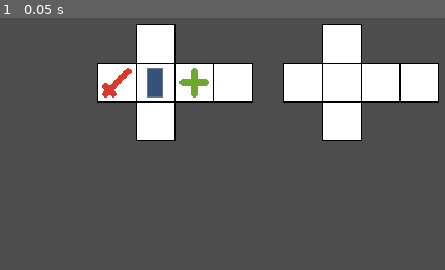
Above: before the commit, frame 1.
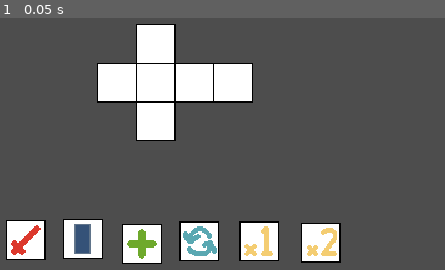
Above: after the commit, the same moment.

Repository: Sooshimi/back-at-it
Game: Godot game, scene res://scenes/level.tscn
Same seed, same stepped clock (60 frames per second), same inputs: the game is played once before the commit and once after it.
Inputs:
- Up to frame 1 (0.05 s): no input

The runs differ from the first frame. In frame 1, 18% of the frame differs, in the area x 1-99%, y 2-98%.

Commit message:
Set up scene

Diff:
--- a/scenes/dice1.tscn
+++ b/scenes/dice/dice1.tscn
@@ -1,7 +1,6 @@
-[gd_scene load_steps=3 format=3 uid="uid://cdfmdf2fc6pvw"]
+[gd_scene load_steps=2 format=3 uid="uid://cdfmdf2fc6pvw"]
 
 [ext_resource type="Texture2D" uid="uid://cw4sn06fecmls" path="res://assets/dice/dice_plan.png" id="1_53hfn"]
-[ext_resource type="Texture2D" uid="uid://bupwpgmy5nuyg" path="res://assets/dice/dice_faces.png" id="2_c432h"]
 
 [node name="Dice1" type="Node2D"]
 
@@ -10,19 +9,16 @@
 
 [node name="Face1" type="Sprite2D" parent="DiceBase"]
 position = Vector2(-47, 0)
-texture = ExtResource("2_c432h")
 region_enabled = true
 region_rect = Rect2(0, 0, 32, 32)
 
 [node name="Face2" type="Sprite2D" parent="DiceBase"]
 position = Vector2(-16, 0)
-texture = ExtResource("2_c432h")
 region_enabled = true
 region_rect = Rect2(32, 0, 32, 32)
 
 [node name="Face3" type="Sprite2D" parent="DiceBase"]
 position = Vector2(15, 0)
-texture = ExtResource("2_c432h")
 region_enabled = true
 region_rect = Rect2(64, 0, 32, 32)
 
--- /dev/null
+++ b/scenes/dice/faces/1_mult_face.tscn
@@ -0,0 +1,10 @@
+[gd_scene load_steps=2 format=3 uid="uid://507lb5kvy4jx"]
+
+[ext_resource type="Texture2D" uid="uid://bupwpgmy5nuyg" path="res://assets/dice/dice_faces.png" id="1_wkr4f"]
+
+[node name="1MultFace" type="Node2D"]
+
+[node name="Sprite2D" type="Sprite2D" parent="."]
+texture = ExtResource("1_wkr4f")
+region_enabled = true
+region_rect = Rect2(0, 64, 32, 32)
--- /dev/null
+++ b/scenes/dice/faces/2_mult_face.tscn
@@ -0,0 +1,10 @@
+[gd_scene load_steps=2 format=3 uid="uid://cdm0y4knm7xje"]
+
+[ext_resource type="Texture2D" uid="uid://bupwpgmy5nuyg" path="res://assets/dice/dice_faces.png" id="1_3ne18"]
+
+[node name="2MultFace" type="Node2D"]
+
+[node name="Sprite2D" type="Sprite2D" parent="."]
+texture = ExtResource("1_3ne18")
+region_enabled = true
+region_rect = Rect2(32, 64, 32, 32)
--- /dev/null
+++ b/scenes/dice/faces/attack_face.tscn
@@ -0,0 +1,10 @@
+[gd_scene load_steps=2 format=3 uid="uid://drir21wr5w8rs"]
+
+[ext_resource type="Texture2D" uid="uid://bupwpgmy5nuyg" path="res://assets/dice/dice_faces.png" id="1_i2dd2"]
+
+[node name="AttackFace" type="Node2D"]
+
+[node name="Sprite2D" type="Sprite2D" parent="."]
+texture = ExtResource("1_i2dd2")
+region_enabled = true
+region_rect = Rect2(0, 0, 32, 32)
--- /dev/null
+++ b/scenes/dice/faces/heal_face.tscn
@@ -0,0 +1,10 @@
+[gd_scene load_steps=2 format=3 uid="uid://cnh8iayctjldv"]
+
+[ext_resource type="Texture2D" uid="uid://bupwpgmy5nuyg" path="res://assets/dice/dice_faces.png" id="1_4myv7"]
+
+[node name="HealFace" type="Node2D"]
+
+[node name="Sprite2D" type="Sprite2D" parent="."]
+texture = ExtResource("1_4myv7")
+region_enabled = true
+region_rect = Rect2(64, 0, 32, 32)
--- /dev/null
+++ b/scenes/dice/faces/reroll_face.tscn
@@ -0,0 +1,10 @@
+[gd_scene load_steps=2 format=3 uid="uid://xkehhfvauaur"]
+
+[ext_resource type="Texture2D" uid="uid://bupwpgmy5nuyg" path="res://assets/dice/dice_faces.png" id="1_na1yx"]
+
+[node name="RerollFace" type="Node2D"]
+
+[node name="Sprite2D" type="Sprite2D" parent="."]
+texture = ExtResource("1_na1yx")
+region_enabled = true
+region_rect = Rect2(64, 64, 32, 32)
--- /dev/null
+++ b/scenes/dice/faces/shield_face.tscn
@@ -0,0 +1,10 @@
+[gd_scene load_steps=2 format=3 uid="uid://b0gunkv6sdefa"]
+
+[ext_resource type="Texture2D" uid="uid://bupwpgmy5nuyg" path="res://assets/dice/dice_faces.png" id="1_v7xwj"]
+
+[node name="ShieldFace" type="Node2D"]
+
+[node name="Sprite2D" type="Sprite2D" parent="."]
+texture = ExtResource("1_v7xwj")
+region_enabled = true
+region_rect = Rect2(32, 0, 32, 32)
--- a/scenes/level.tscn
+++ b/scenes/level.tscn
@@ -1,7 +1,12 @@
-[gd_scene load_steps=3 format=3 uid="uid://c6w0jq4gcs2ij"]
+[gd_scene load_steps=8 format=3 uid="uid://c6w0jq4gcs2ij"]
 
-[ext_resource type="PackedScene" uid="uid://cdfmdf2fc6pvw" path="res://scenes/dice1.tscn" id="1_3k6rt"]
-[ext_resource type="PackedScene" uid="uid://ckvn7y7g7bgu2" path="res://scenes/dice2.tscn" id="2_768gg"]
+[ext_resource type="PackedScene" uid="uid://cdfmdf2fc6pvw" path="res://scenes/dice/dice1.tscn" id="1_3k6rt"]
+[ext_resource type="PackedScene" uid="uid://507lb5kvy4jx" path="res://scenes/dice/faces/1_mult_face.tscn" id="2_rncne"]
+[ext_resource type="PackedScene" uid="uid://cdm0y4knm7xje" path="res://scenes/dice/faces/2_mult_face.tscn" id="3_r20uj"]
+[ext_resource type="PackedScene" uid="uid://drir21wr5w8rs" path="res://scenes/dice/faces/attack_face.tscn" id="4_3whrq"]
+[ext_resource type="PackedScene" uid="uid://cnh8iayctjldv" path="res://scenes/dice/faces/heal_face.tscn" id="5_vd1yj"]
+[ext_resource type="PackedScene" uid="uid://xkehhfvauaur" path="res://scenes/dice/faces/reroll_face.tscn" id="6_2nqnx"]
+[ext_resource type="PackedScene" uid="uid://b0gunkv6sdefa" path="res://scenes/dice/faces/shield_face.tscn" id="7_70hl5"]
 
 [node name="Level" type="Node2D"]
 position = Vector2(2, 0)
@@ -9,5 +14,20 @@
 [node name="Dice1" parent="." instance=ExtResource("1_3k6rt")]
 position = Vector2(191, 93)
 
-[node name="Dice2" parent="." instance=ExtResource("2_768gg")]
-position = Vector2(340, 93)
+[node name="1MultFace" parent="." instance=ExtResource("2_rncne")]
+position = Vector2(258, 220)
+
+[node name="2MultFace" parent="." instance=ExtResource("3_r20uj")]
+position = Vector2(307, 221)
+
+[node name="AttackFace" parent="." instance=ExtResource("4_3whrq")]
+position = Vector2(71, 219)
+
+[node name="HealFace" parent="." instance=ExtResource("5_vd1yj")]
+position = Vector2(164, 222)
+
+[node name="RerollFace" parent="." instance=ExtResource("6_2nqnx")]
+position = Vector2(210, 220)
+
+[node name="ShieldFace" parent="." instance=ExtResource("7_70hl5")]
+position = Vector2(117, 218)
Renamed: scenes/dice2.tscn -> scenes/dice/dice2.tscn
